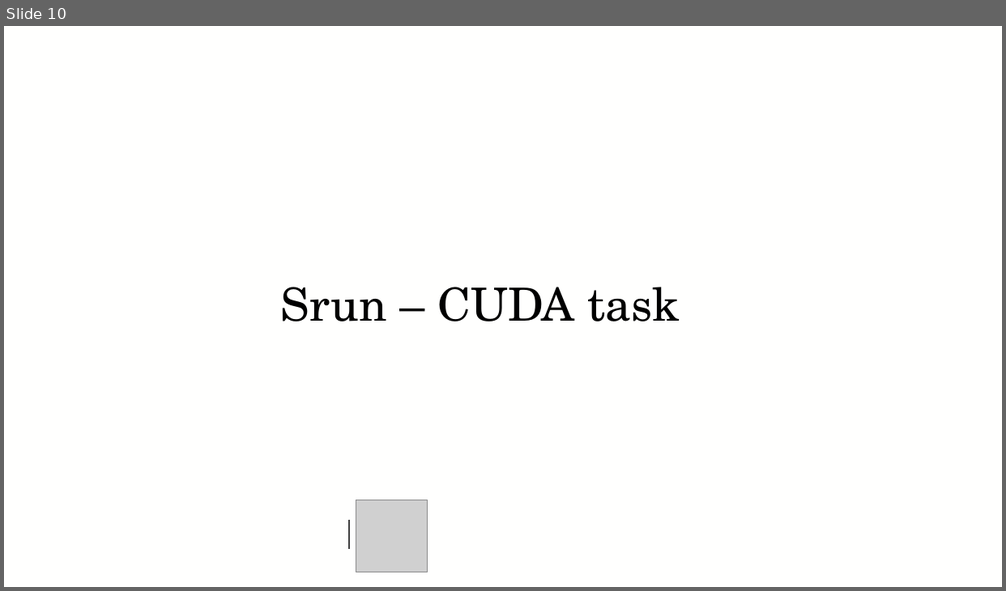
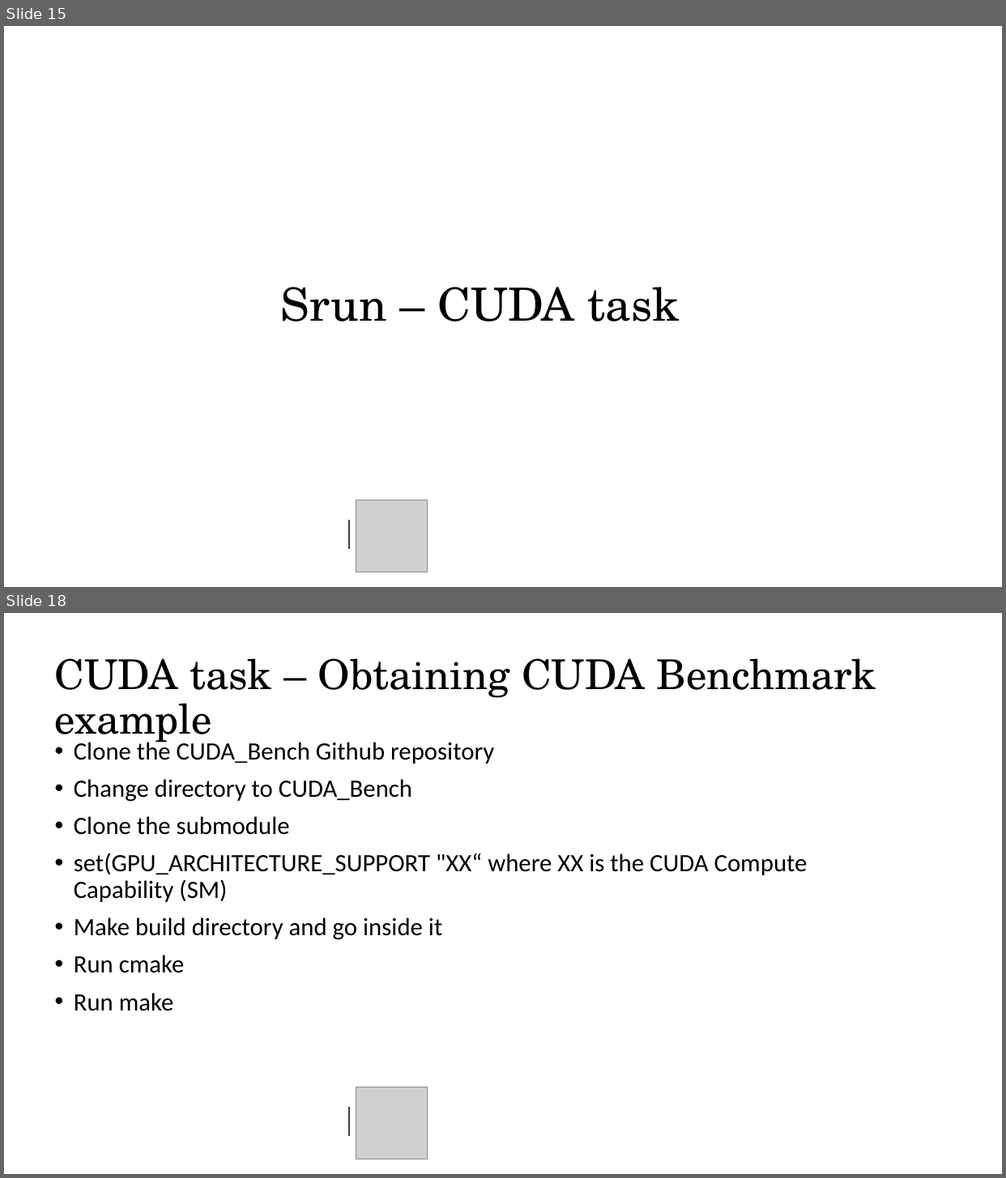
Before and after one commit to baskerville-hpc/2025-01-16-RFI-DLS-training, a slide deck: Interactive_jobs/Baskerville-Interactive-jobs.pptx. Shown one above the other, each under a label of ours: slide 10 before the commit, slides 15 and 18 after it; the slides between them are not shown. The pictures are 1006x591 and 1006x1178 pixels, drawn with LibreOffice and Linux fonts; fonts in the diff are those of the drawing; grey boxes stand for pictures; background and template pictures are left out. Boxes give left, top, right and bottom in pixels: in the first picture for what was removed or moved away, otherwise in the second. Text is boxed around its words. In the diff, an @@ line names an element or a change of style, - is before the commit and + after.

```diff
--- a/Interactive_jobs/Baskerville-Interactive-jobs.pptx
+++ b/Interactive_jobs/Baskerville-Interactive-jobs.pptx
@@ slide 18 added at (x1=4, y1=613, x2=1002, y2=1174), background #FFFFFE @@
@@ title added at (x1=55, y1=658, x2=876, y2=747), 39.6 pt, text #000000 @@
+CUDA task – Obtaining CUDA Benchmark example
@@ text added at (x1=74, y1=739, x2=808, y2=1012), 24 pt, text #000000 @@
+• Clone the CUDA_Bench Github repository
+• Change directory to CUDA_Bench
+• Clone the submodule
+• set(GPU_ARCHITECTURE_SUPPORT "XX“ where XX is the CUDA Compute Capability (SM)
+• Make build directory and go inside it
+• Run cmake
+• Run make
@@ picture added at (x1=356, y1=1088, x2=428, y2=1160) @@
@@ line added from (349, 1107) to (349, 1136), #404040 1 pt @@
@@ what was slide 10 is now slide 15 @@
```
Also in this commit, not shown: 5 slides changed, 18 other slides added.
